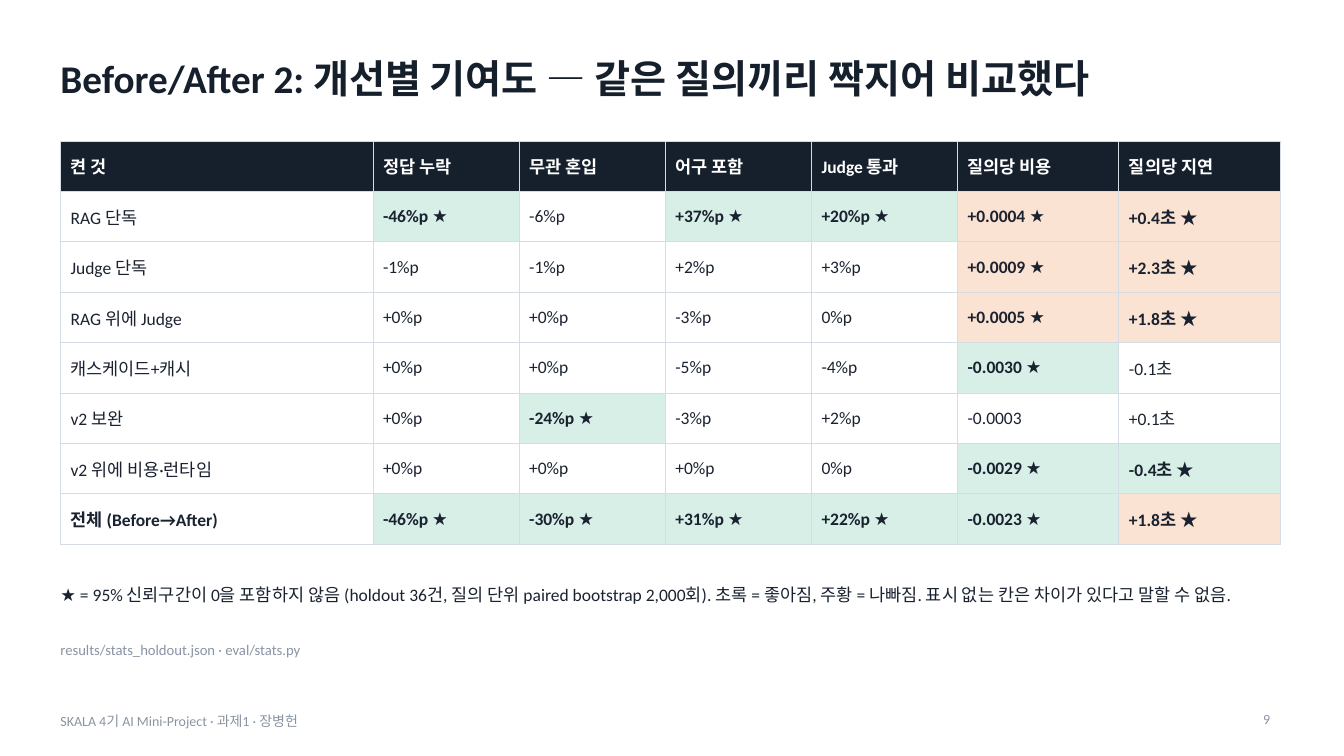
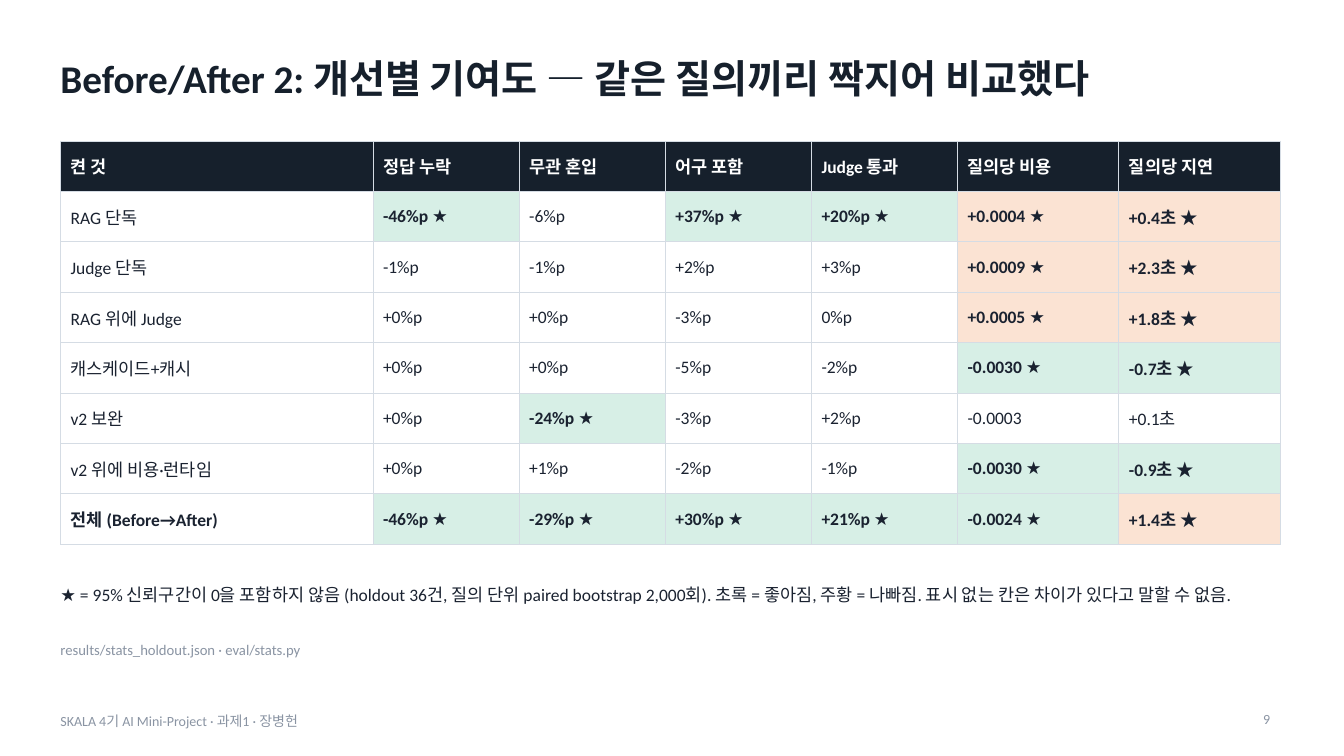
Before and after one commit to jang961111-hash/incident-agent-ablation, a slide deck: slide 9 of deck/incident-agent-ablation.pptx. Drawn at 1344x756 pixels with LibreOffice and Linux fonts; fonts in the diff are those of the drawing. Boxes give left, top, right and bottom in pixels: in the first picture for what was removed or moved away, otherwise in the second. Text is boxed around its words. In the diff, an @@ line names an element or a change of style, - is before the commit and + after.

```diff
--- a/deck/incident-agent-ablation.pptx
+++ b/deck/incident-agent-ablation.pptx
@@ table at [60, 141, 1280, 533] @@
-row 5, column 5: -4%p
+row 5, column 5: -2%p
-row 5, column 7: -0.1초
+row 5, column 7: -0.7초 ★
-row 7: v2 위에 비용·런타임 | +0%p | +0%p | +0%p | 0%p | -0.0029 ★ | -0.4초 ★
+row 7: v2 위에 비용·런타임 | +0%p | +1%p | -2%p | -1%p | -0.0030 ★ | -0.9초 ★
-row 8: 전체 (Before→After) | -46%p ★ | -30%p ★ | +31%p ★ | +22%p ★ | -0.0023 ★ | +1.8초 ★
+row 8: 전체 (Before→After) | -46%p ★ | -29%p ★ | +30%p ★ | +21%p ★ | -0.0024 ★ | +1.4초 ★
@@ fill none to #D7EFE6 in row 5, column 7 @@
```
Also in this commit, not shown: 10 other slides changed, 5 other files.
